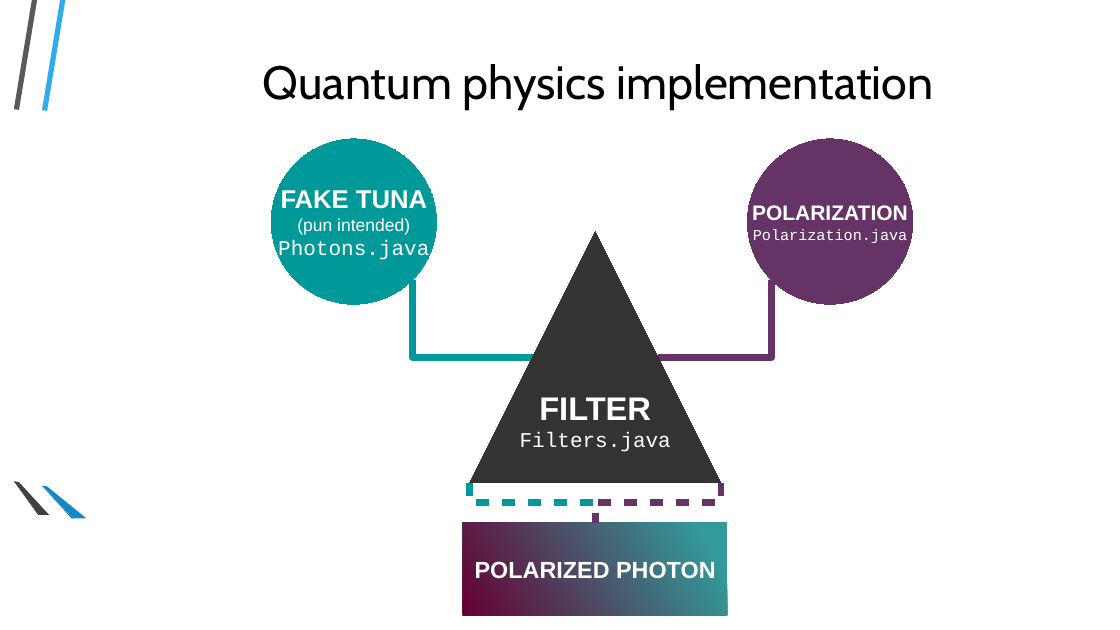
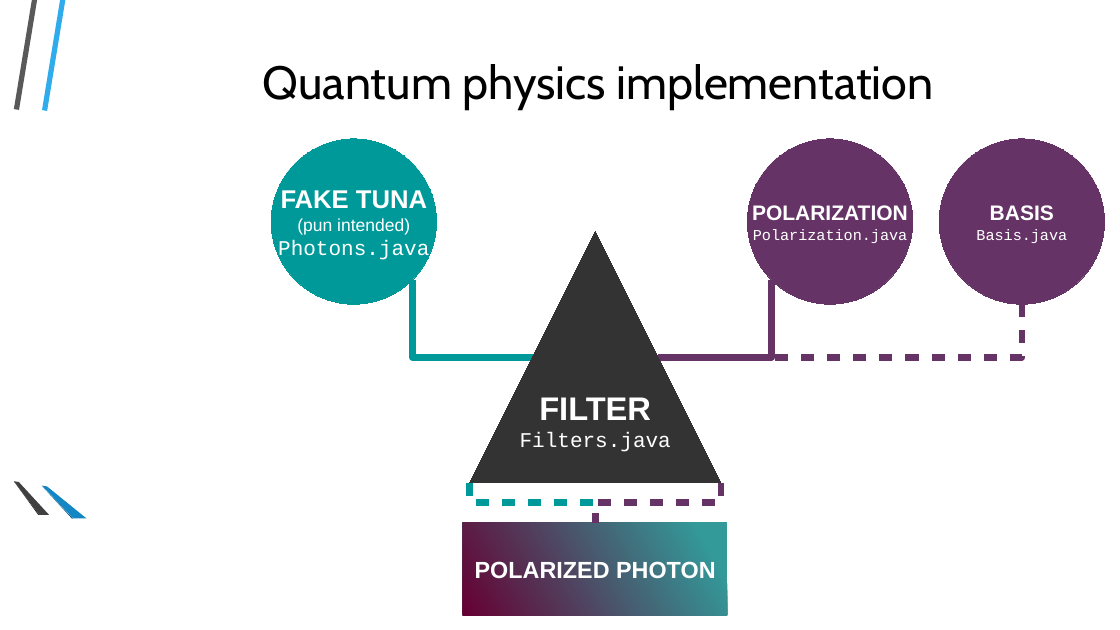
Before and after one commit to ArnaudGallardo/BB84, a slide deck: slide 5 of presentation/aboutTheCode.odp. Drawn at 1120x630 pixels with LibreOffice and Linux fonts; fonts in the diff are those of the drawing; background and template pictures are left out. Boxes give left, top, right and bottom in pixels: in the first picture for what was removed or moved away, otherwise in the second. Text is boxed around its words. In the diff, an @@ line names an element or a change of style, - is before the commit and + after.

```diff
--- a/presentation/aboutTheCode.odp
+++ b/presentation/aboutTheCode.odp
@@ ellipse added at [939, 139, 1105, 304], fill #663366, outline #663366 0 pt, 13 pt, text #FFFFFF @@
+BASIS
+Basis.java
@@ elbow line added from (1023, 304) to (721, 357), #663366 5.67 pt @@
```
Also in this commit, not shown: 1 other slide changed, 1 other file.
